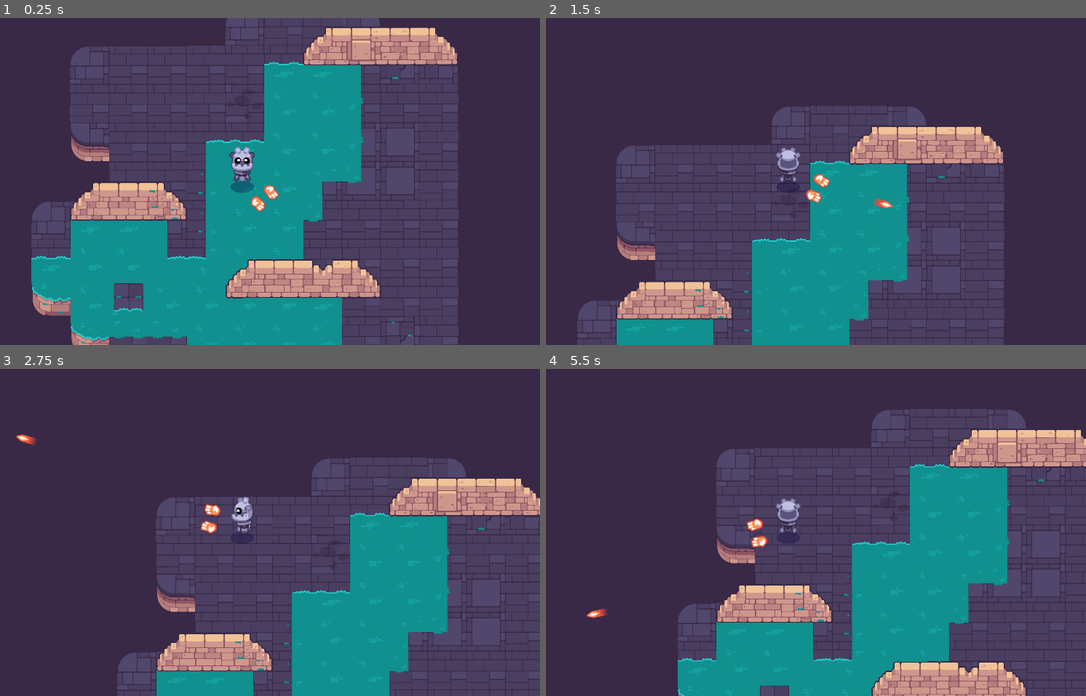
Above: before the commit, frames 1-4 (two rows, left to right).
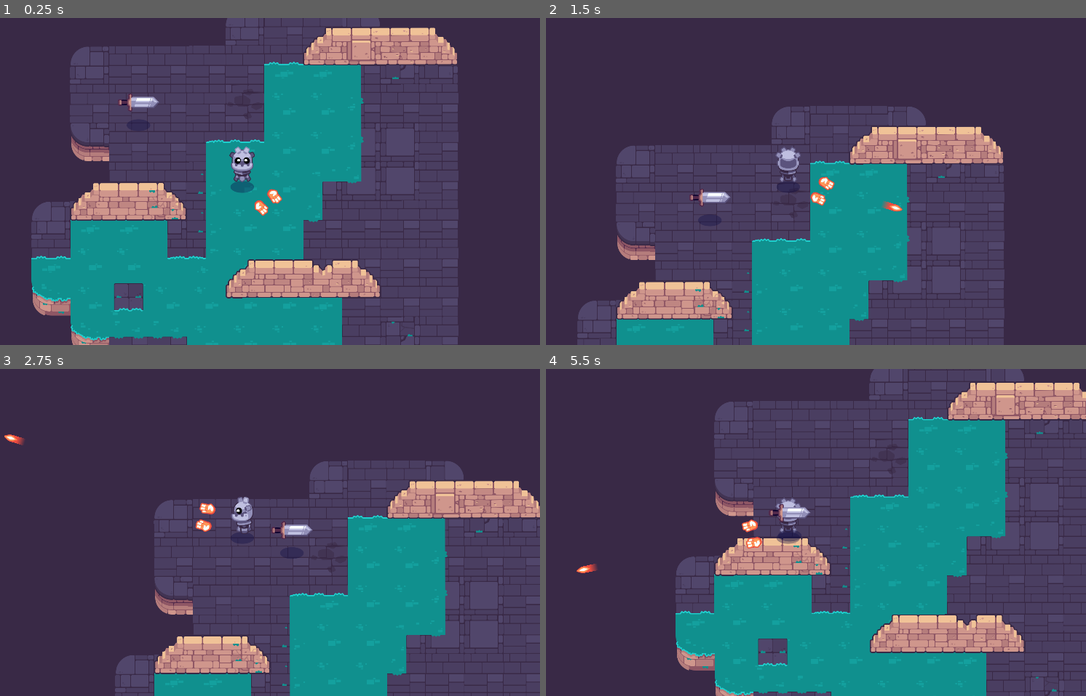
Above: after the commit, the same moments.

Repository: AnOropeza26/Path-of-Sorcerers
Game: Godot game, scene res://Test_Scene.tscn
Same seed, same stepped clock (60 frames per second), same inputs: the game is played once before the commit and once after it. This scene is started directly instead of the project's main scene.
Inputs (mouse positions are in pixels of both pictures, inside the frame that each line leads up to):
- Up to frame 1 (0.25 s): no input
- Up to frame 2 (1.5 s): tap Enter at 0.5 s; move the mouse to (767, 246) at 0.52 s; hold Up (move_up) 0.53-1.25 s; click (767, 246) at 0.6 s; tap Space at 0.77 s; drag from (967, 230) to (767, 246) at 1.27 s
- Up to frame 3 (2.75 s): move the mouse to (75, 483) at 2.02 s; hold Left (move_left) from 2.03 s (still down); click (75, 483) at 2.1 s
- Up to frame 4 (5.5 s): release Left (move_left) at 2.75 s; drag from (821, 532) to (621, 483) at 2.77 s; move the mouse to (708, 450) at 3.52 s; hold Down (move_down) 3.53-4.25 s; click (708, 450) at 3.6 s; tap Space at 3.77 s; drag from (924, 516) to (708, 450) at 4.27 s; move the mouse to (681, 548) at 5.02 s; hold Up (move_up) from 5.03 s (still down); click (681, 548) at 5.1 s

The runs differ from the first frame. In frame 1, 0.4% of the frame differs, in the area x 21-53%, y 23-61%; in frame 2, 0.5%; in frame 3, 9.1%; in frame 4, 35%, in the area x 5-100%, y 0-100%.

Commit message:
Step 2 L8-L9 Complete

Diff:
--- a/M10.twin_stick_workbook/Test_Scene.tscn
+++ b/M10.twin_stick_workbook/Test_Scene.tscn
@@ -1,7 +1,8 @@
-[gd_scene load_steps=3 format=3 uid="uid://s1syl8x35h1o"]
+[gd_scene load_steps=4 format=3 uid="uid://s1syl8x35h1o"]
 
 [ext_resource type="PackedScene" uid="uid://cu2rb5dl4ljte" path="res://levels/rooms/room_a.tscn" id="1_s3vni"]
 [ext_resource type="PackedScene" uid="uid://bkcn80q08vndk" path="res://player.tscn" id="2_sxmu7"]
+[ext_resource type="PackedScene" uid="uid://cpthfmarmsrfw" path="res://mob.tscn" id="3_asmnw"]
 
 [node name="Test Room" type="Node2D"]
 
@@ -10,3 +11,6 @@
 
 [node name="Player" parent="." instance=ExtResource("2_sxmu7")]
 position = Vector2(813, 455)
+
+[node name="Mob" parent="." instance=ExtResource("3_asmnw")]
+position = Vector2(470, 219)
--- a/M10.twin_stick_workbook/bullet.gd
+++ b/M10.twin_stick_workbook/bullet.gd
@@ -6,6 +6,13 @@
 
 var _traveled_distance = 0.0
 
+var damage = 1
+
+func _ready() -> void:
+	body_entered.connect(func(body: Node) -> void:
+		if body is Mob:
+			body.health -= damage
+)
 
 func _physics_process(delta: float) -> void:
 	var distance := speed * delta
--- /dev/null
+++ b/M10.twin_stick_workbook/mob.gd
@@ -0,0 +1,43 @@
+class_name Mob extends CharacterBody2D
+
+@export var max_speed := 250.0
+@export var acceleration := 700.0
+@export var health := 3: set = set_health
+
+var _player: Player = null
+
+@onready var _detection_area: Area2D = %DetectionArea
+
+func _ready() -> void:
+	_detection_area.body_entered.connect(func (body: Node) -> void:
+		if body is Player:
+			_player = body
+)
+	_detection_area.body_exited.connect(func (body: Node) -> void:
+		if body is Player:
+			_player = null
+)
+
+
+func set_health(new_health: int) -> void:
+	health = new_health
+	if health <= 0:
+		die()
+
+func die() -> void:
+	queue_free()
+
+func _physics_process(delta: float) -> void:
+	if _player == null:
+		velocity = velocity.move_toward(Vector2.ZERO, acceleration * delta)
+	else:
+		var direction := global_position.direction_to(_player.global_position)
+		var distance := global_position.distance_to(_player.global_position)
+		var speed := max_speed if distance > 120.0 else max_speed * distance / 120.0
+		var desired_velocity := direction * speed
+		velocity = velocity.move_toward(desired_velocity, acceleration * delta)
+
+
+
+
+	move_and_slide()
--- /dev/null
+++ b/M10.twin_stick_workbook/mob.tscn
@@ -0,0 +1,35 @@
+[gd_scene load_steps=6 format=3 uid="uid://cpthfmarmsrfw"]
+
+[ext_resource type="Texture2D" uid="uid://nohjoiah3jgr" path="res://mobs/sword_inactive.png" id="1_ialr8"]
+[ext_resource type="Script" path="res://mob.gd" id="1_qqcyd"]
+[ext_resource type="PackedScene" path="res://common/shadow.tscn" id="3_r37m5"]
+
+[sub_resource type="CapsuleShape2D" id="CapsuleShape2D_4cq4k"]
+radius = 17.9988
+height = 123.974
+
+[sub_resource type="CircleShape2D" id="CircleShape2D_got66"]
+radius = 337.428
+
+[node name="Mob" type="CharacterBody2D"]
+position = Vector2(831, 471)
+motion_mode = 1
+script = ExtResource("1_qqcyd")
+
+[node name="Sprite2D" type="Sprite2D" parent="."]
+texture = ExtResource("1_ialr8")
+
+[node name="CollisionShape2D" type="CollisionShape2D" parent="."]
+rotation = -1.58231
+shape = SubResource("CapsuleShape2D_4cq4k")
+
+[node name="Shadow" parent="." instance=ExtResource("3_r37m5")]
+position = Vector2(-202, 130)
+offset = Vector2(202, -54.969)
+
+[node name="DetectionArea" type="Area2D" parent="."]
+unique_name_in_owner = true
+
+[node name="CollisionShape2D" type="CollisionShape2D" parent="DetectionArea"]
+position = Vector2(-6, 0)
+shape = SubResource("CircleShape2D_got66")
--- a/M10.twin_stick_workbook/player.tscn
+++ b/M10.twin_stick_workbook/player.tscn
@@ -40,13 +40,13 @@
 rotation = -0.00903286
 
 [node name="Weapon" parent="WeaponPivot/WeaponAnchor" instance=ExtResource("5_s40up")]
-position = Vector2(104.201, -4.71592)
+position = Vector2(138.184, -3.64358)
 
 [node name="HandLeft" type="Sprite2D" parent="WeaponPivot/WeaponAnchor"]
-position = Vector2(108.082, -32.6074)
+position = Vector2(126.073, -32.0397)
 texture = ExtResource("6_ovgm1")
 
 [node name="HandRight" type="Sprite2D" parent="WeaponPivot/WeaponAnchor"]
-position = Vector2(109.251, 25.4584)
+position = Vector2(126.243, 25.9946)
 texture = ExtResource("6_ovgm1")
 flip_v = true
